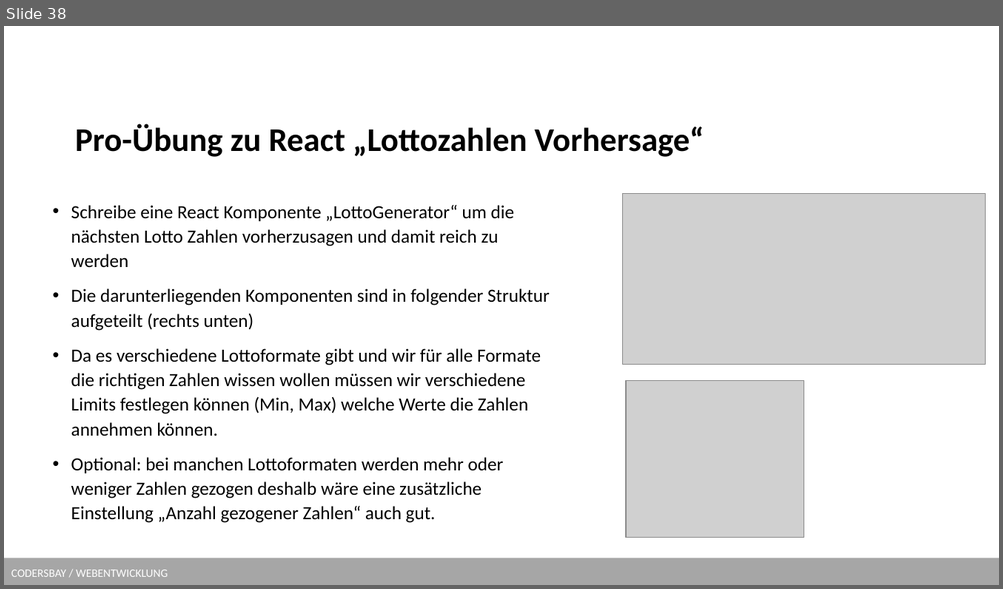
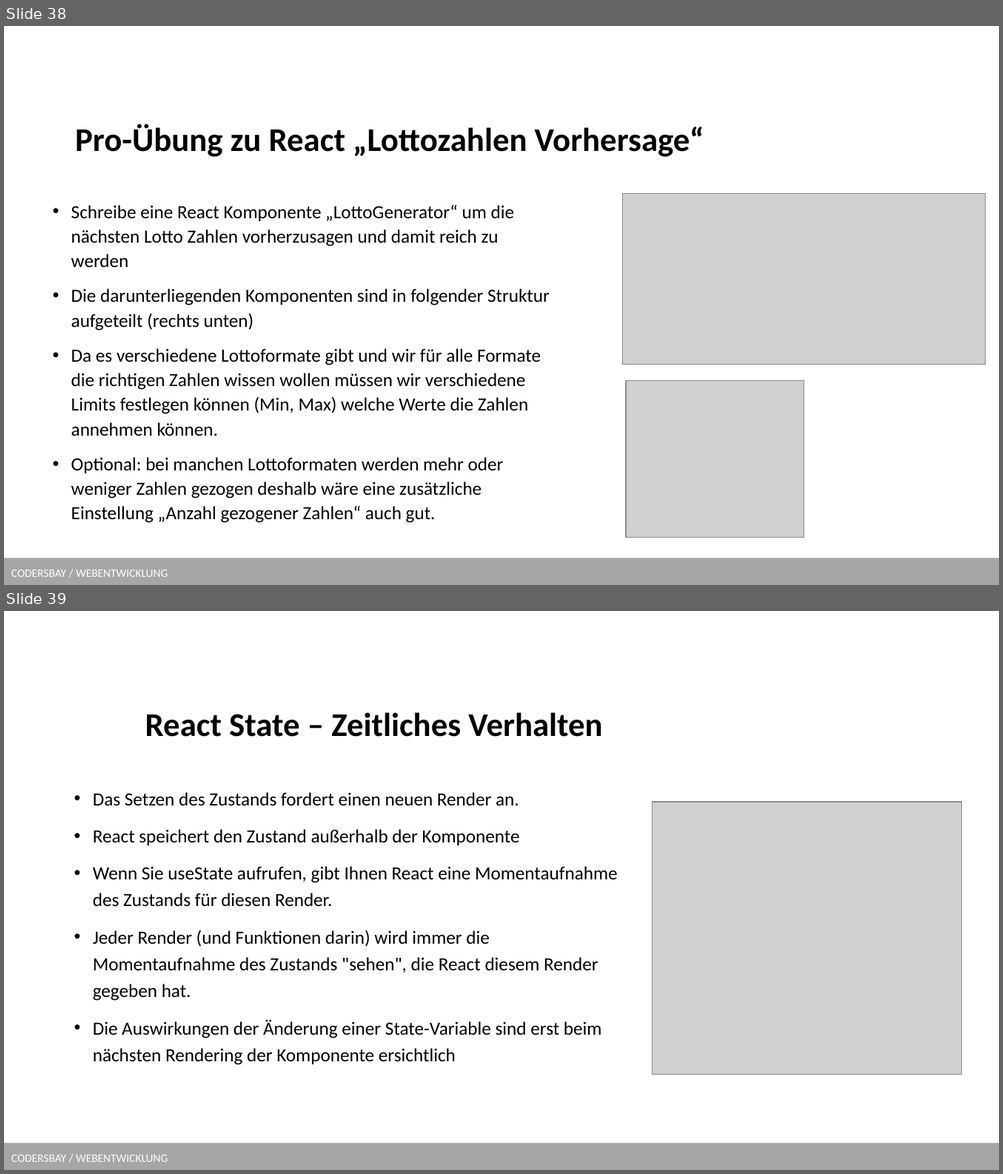
Before and after one commit to kodo89/Webentwicklung_23_24, a slide deck: 9. React/React.pptx. Shown one above the other, each under a label of ours: slide 38 before the commit, slides 38 and 39 after it. The pictures are 1003x589 and 1003x1174 pixels, drawn with LibreOffice and Linux fonts; fonts in the diff are those of the drawing; grey boxes stand for pictures; background and template pictures are left out. Boxes give left, top, right and bottom in pixels: in the first picture for what was removed or moved away, otherwise in the second. Text is boxed around its words. In the diff, an @@ line names an element or a change of style, - is before the commit and + after.

```diff
--- a/9. React/React.pptx
+++ b/9. React/React.pptx
@@ slide 39 added at [4,611,999,1170], background #FFFFFF; not listed: 1 template element that a slide beside it also shows @@
@@ title added at [145,712,602,737], 32 pt, text #000000, bold @@
+React State – Zeitliches Verhalten
@@ text added at [93,792,617,1065], 18 pt, text #000000 @@
+• Das Setzen des Zustands fordert einen neuen Render an.
+• React speichert den Zustand außerhalb der Komponente
+• Wenn Sie useState aufrufen, gibt Ihnen React eine Momentaufnahme des Zustands für diesen Render.
+• Jeder Render (und Funktionen darin) wird immer die Momentaufnahme des Zustands "sehen", die React diesem Render gegeben hat.
+• Die Auswirkungen der Änderung einer State-Variable sind erst beim nächsten Rendering der Komponente ersichtlich
@@ picture added at [652,802,962,1075] @@
```
Also in this commit, not shown: 2 slides changed, 12 other slides added.
